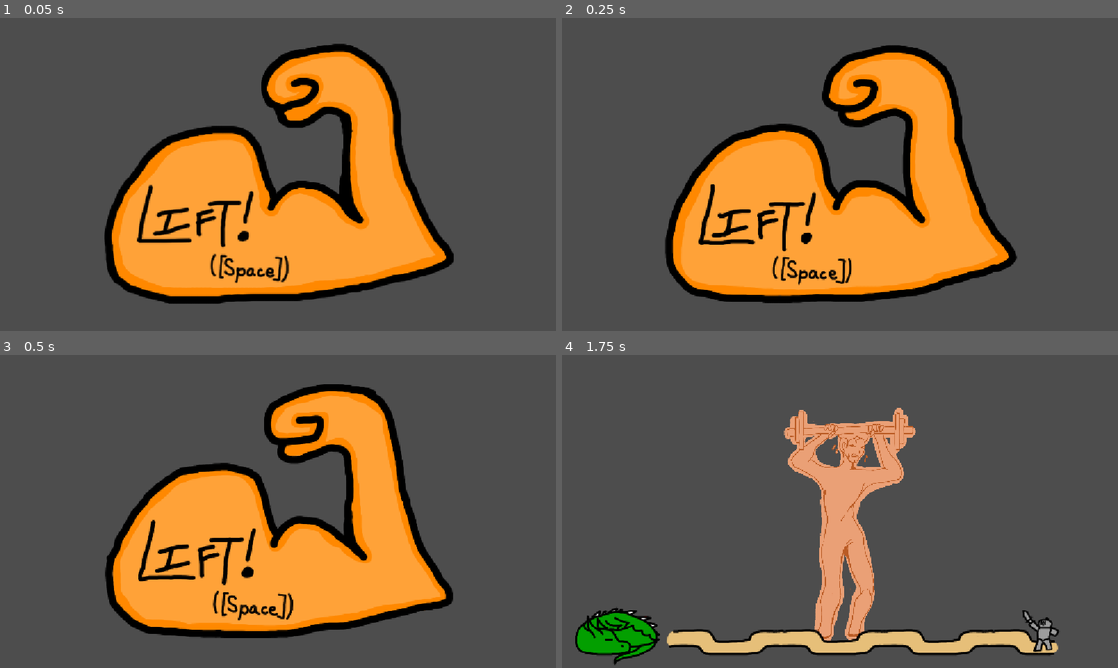
Above: before the commit, frames 1-4 (two rows, left to right).
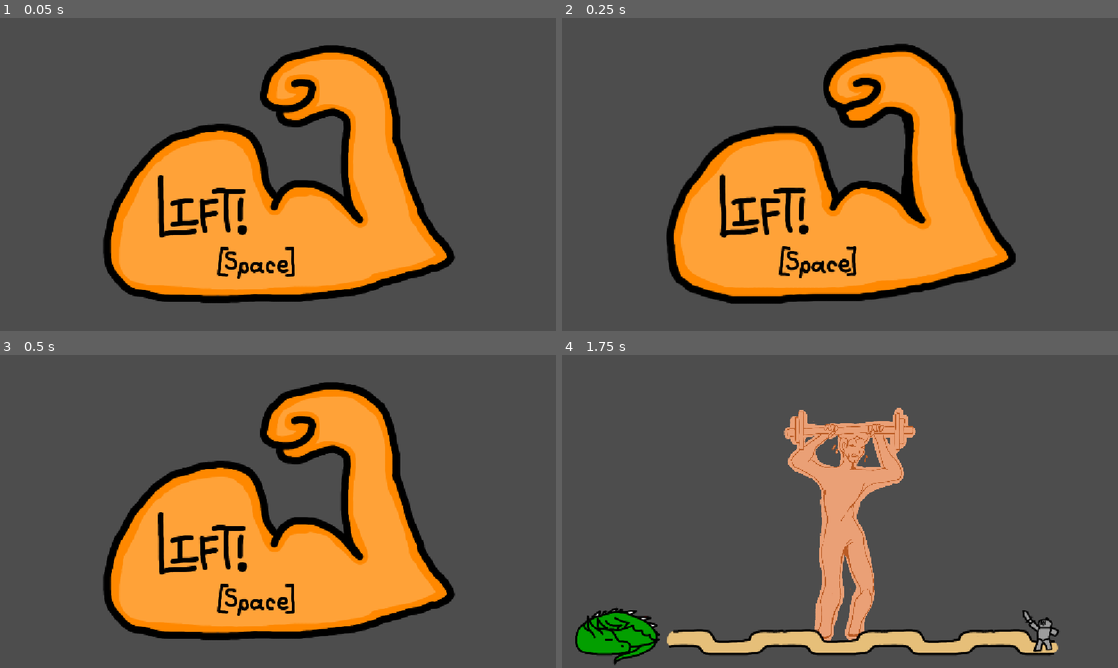
Above: after the commit, the same moments.

Repository: Sharpy796/acm-gamejam-2026
Game: Godot game, scene res://scenes/transitions/lift.tscn
The game is run twice, just before and just after one commit, with the same random seed, the same clock (stepped at 60 frames per second) and the same inputs. This scene is started directly instead of the project's main scene.
Inputs (mouse positions are in pixels of both pictures, inside the frame that each line leads up to):
- Up to frame 1 (0.05 s): no input
- Up to frame 2 (0.25 s): no input
- Up to frame 3 (0.5 s): no input
- Up to frame 4 (1.75 s): tap Enter at 0.5 s; move the mouse to (962, 495) at 0.52 s; click (962, 495) at 0.67 s; tap Space at 0.77, 1.25 s; drag from (728, 527) to (812, 574) at 1.27 s

The runs differ from the first frame. In frame 1, 6.7% of the frame differs, in the area x 18-82%, y 8-92%; in frame 2, 6.7%; in frame 3, 8.8%; in frame 4, nothing differs.

Commit message:
tweak: Cleaned up Lift splash transition

Diff:
--- a/scenes/buttons/menu/menumenu.tscn
+++ b/scenes/buttons/menu/menumenu.tscn
@@ -15,3 +15,5 @@
 scale = Vector2(0.2370912, 0.23709123)
 texture = ExtResource("1_ck4di")
 script = ExtResource("2_apw2b")
+
+[connection signal="pressed" from="." to="Sprite2D" method="_on_start_button_pressed"]
--- a/scenes/endscreen.tscn
+++ b/scenes/endscreen.tscn
@@ -46,9 +46,11 @@
 sprite_frames = SubResource("SpriteFrames_lfxu0")
 autoplay = "default"
 
-[node name="StartButton" parent="." unique_id=232167011 instance=ExtResource("5_jev7x")]
+[node name="Button" parent="." unique_id=232167011 instance=ExtResource("5_jev7x")]
 offset_left = 156.0
 offset_top = 393.0
 offset_right = 402.0
 offset_bottom = 551.0
 script = ExtResource("6_rrh12")
+
+[connection signal="pressed" from="Button" to="Thanks" method="_on_button_pressed"]
--- a/scenes/transitions/lift.tscn
+++ b/scenes/transitions/lift.tscn
@@ -2,7 +2,6 @@
 
 [ext_resource type="Texture2D" uid="uid://dw6vqkjqadg0v" path="res://assets/transitionsplashes/lift/lift1.png" id="1_mspnj"]
 [ext_resource type="Texture2D" uid="uid://cudn6lr3erpjq" path="res://assets/transitionsplashes/lift/lift2.png" id="2_irtt8"]
-[ext_resource type="Texture2D" uid="uid://cfmkmp1ayl1o1" path="res://assets/transitionsplashes/lift/lift3.png" id="3_j7hl5"]
 [ext_resource type="Script" uid="uid://bjne8b626pjao" path="res://scenes/transitions/transitionlift.gd" id="4_mspnj"]
 
 [sub_resource type="SpriteFrames" id="SpriteFrames_lfxu0"]
@@ -13,13 +12,10 @@
 }, {
 "duration": 1.0,
 "texture": ExtResource("2_irtt8")
-}, {
-"duration": 1.0,
-"texture": ExtResource("3_j7hl5")
 }],
 "loop": 2,
 "name": &"default",
-"speed": 3.75
+"speed": 5.0
 }]
 
 [node name="Node2D" type="Node2D" unique_id=130098012]
--- a/scenes/transitions/transitionlift.gd
+++ b/scenes/transitions/transitionlift.gd
@@ -7,7 +7,7 @@
 	timer.wait_time = 1*Globals.getTimerAdjustment()
 	timer.one_shot = false
 	timer.start()
-	speed_scale = 1.0/Globals.getTimerAdjustment()*(2.0/3.0)
+	speed_scale = 1.0/Globals.getTimerAdjustment()
 	play()
 
 
Binary file changed: assets/transitionsplashes/lift/lift1.png
Binary file changed: assets/transitionsplashes/lift/lift2.png
Binary file removed: assets/transitionsplashes/lift/lift3.png
Not shown, removed: assets/transitionsplashes/lift/lift3.png.import
